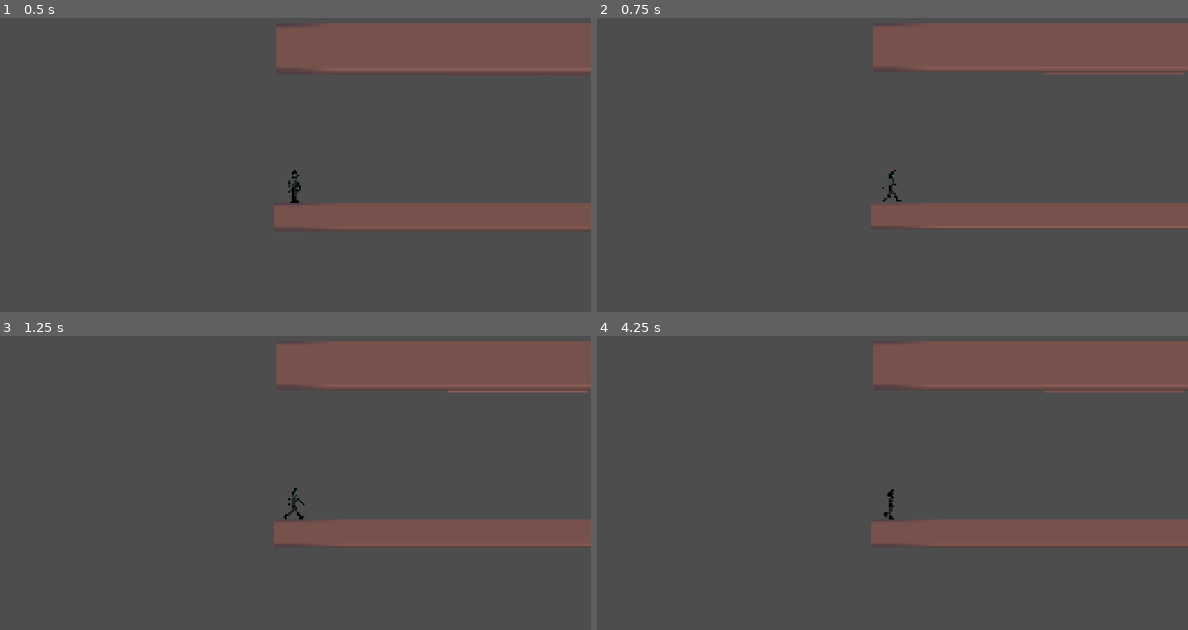
Above: before the commit, frames 1-4 (two rows, left to right).
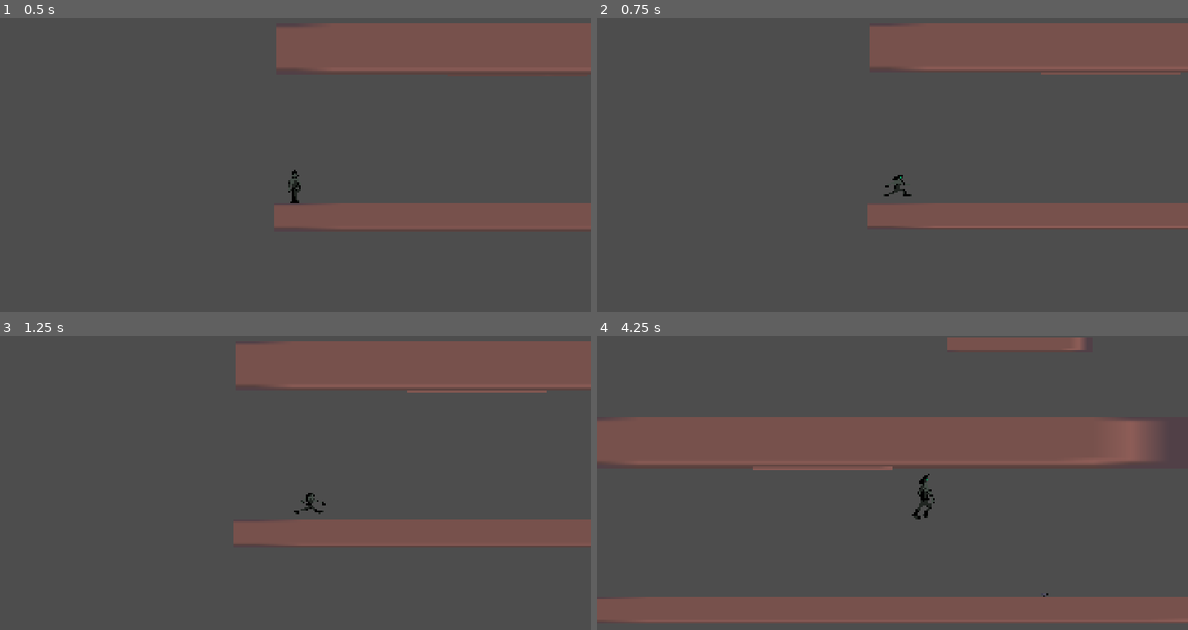
Above: after the commit, the same moments.

Repository: ParkHyun122/PlatformerGameJam2
Game: Godot game, scene res://test.tscn
Same seed, same stepped clock (60 frames per second), same inputs: the game is played once before the commit and once after it.
Inputs (mouse positions are in pixels of both pictures, inside the frame that each line leads up to):
- Up to frame 1 (0.5 s): no input
- Up to frame 2 (0.75 s): move the mouse to (1022, 167) at 0.52 s; hold D (right) from 0.53 s (still down); hold S (crouch) from 0.53 s (still down)
- Up to frame 3 (1.25 s): keep holding D (right); keep holding S (crouch); tap W (jump) at 0.77, 1.07 s; tap Space (zip) at 0.8 s
- Up to frame 4 (4.25 s): move the mouse to (774, 518) at 1.27 s; release S (crouch) at 1.28 s; tap Space (zip) at 1.35, 3.05 s; tap W (jump) at 1.52, 1.55, 1.82, 3.02, 3.32 s; move the mouse to (951, 430) at 2.02 s; release D (right) at 2.03 s; hold A (left) 2.03-2.78 s; hold W (jump) 2.03-2.78 s; tap S (crouch) at 2.3, 2.85 s; move the mouse to (862, 568) at 2.77 s; hold D (right) from 2.78 s (still down); move the mouse to (1069, 550) at 3.52 s; hold W (jump) from 3.53 s (still down); click (1069, 550) at 3.6 s

Frame 1 is identical in both runs. In frame 2, 0.3% of the frame differs, in the area x 45-100%, y 3-71%; in frame 3, 2.0%; in frame 4, 38%, in the area x 0-100%, y 0-98%.

Commit message:
kunai now sticks to the wall

Diff:
--- a/Scenes/Player/kunai.tscn
+++ b/Scenes/Player/kunai.tscn
@@ -43,6 +43,56 @@
 "speed": 10.0
 }]
 
+[sub_resource type="Animation" id="Animation_og1pr"]
+length = 0.001
+tracks/0/type = "value"
+tracks/0/imported = false
+tracks/0/enabled = true
+tracks/0/path = NodePath("AnimatedSprite2D:modulate")
+tracks/0/interp = 1
+tracks/0/loop_wrap = true
+tracks/0/keys = {
+"times": PackedFloat32Array(0),
+"transitions": PackedFloat32Array(1),
+"update": 0,
+"values": [Color(1, 1, 1, 1)]
+}
+
+[sub_resource type="Animation" id="Animation_i1d6m"]
+resource_name = "fade"
+tracks/0/type = "value"
+tracks/0/imported = false
+tracks/0/enabled = true
+tracks/0/path = NodePath("AnimatedSprite2D:modulate")
+tracks/0/interp = 1
+tracks/0/loop_wrap = true
+tracks/0/keys = {
+"times": PackedFloat32Array(0, 1),
+"transitions": PackedFloat32Array(1, 1),
+"update": 0,
+"values": [Color(1, 1, 1, 1), Color(0.8509804, 0.8509804, 0.8509804, 0)]
+}
+tracks/1/type = "method"
+tracks/1/imported = false
+tracks/1/enabled = true
+tracks/1/path = NodePath(".")
+tracks/1/interp = 1
+tracks/1/loop_wrap = true
+tracks/1/keys = {
+"times": PackedFloat32Array(1),
+"transitions": PackedFloat32Array(1),
+"values": [{
+"args": [],
+"method": &"queue_free"
+}]
+}
+
+[sub_resource type="AnimationLibrary" id="AnimationLibrary_osmvk"]
+_data = {
+&"RESET": SubResource("Animation_og1pr"),
+&"fade": SubResource("Animation_i1d6m")
+}
+
 [node name="Kunai" type="CharacterBody2D" unique_id=1413344923]
 collision_layer = 32
 collision_mask = 21
@@ -50,7 +100,7 @@
 SPEED = 2000.0
 
 [node name="CollisionShape2D" type="CollisionShape2D" parent="." unique_id=2102136272]
-position = Vector2(3, 0)
+position = Vector2(-3, 0)
 rotation = -1.5707964
 shape = SubResource("CapsuleShape2D_og1pr")
 
@@ -59,3 +109,6 @@
 sprite_frames = SubResource("SpriteFrames_jl2j6")
 animation = &"Thrown"
 frame_progress = 0.25927463
+
+[node name="AnimationPlayer" type="AnimationPlayer" parent="." unique_id=960541759]
+libraries/ = SubResource("AnimationLibrary_osmvk")
--- a/Scripts/Player/States/ceiling_hang.gd
+++ b/Scripts/Player/States/ceiling_hang.gd
@@ -5,10 +5,12 @@
 
 @export var cling_move_speed := 200.0
 @export var drop_sway_speed := 180.0
+var ceiling_attach_grace := 0.05
 
 var just_entered := false
 
 func enter():
+	ceiling_attach_grace = 0.05
 	print("State = CeilingHang")
 	player.sprite.play("Idle")
 	player.movement_velocity = Vector2.ZERO
@@ -37,7 +39,8 @@
 func _move_along_ceiling() -> void:
 	var input_x := player.get_x_input()
 
-	player.movement_velocity = Vector2.RIGHT * input_x * cling_move_speed
+	player.movement_velocity.x = input_x * cling_move_speed
+	player.movement_velocity.y = -20.0 # tiny pressure into ceiling
 	player.knockback_velocity = Vector2.ZERO
 
 func _drop_or_assassinate() -> void:
@@ -54,6 +57,8 @@
 	transition("Fall")
 
 func _still_touching_clingable() -> bool:
+	print(player.get_slide_collision_count())
+
 	for i in player.get_slide_collision_count():
 		var collision := player.get_slide_collision(i)
 		var collider := collision.get_collider() as Node
--- a/Scripts/Player/States/crouch.gd
+++ b/Scripts/Player/States/crouch.gd
@@ -1,11 +1,44 @@
 class_name Crouch
 extends State
 
+@onready var player : Player = $"../.."
 
-# Called when the node enters the scene tree for the first time.
-func _ready() -> void:
-	pass # Replace with function body.
+func enter():
+	player.scale = Vector2(1.0, 0.5)
+	player.sprite.play("Move")
 
-# Called every frame. 'delta' is the elapsed time since the previous frame.
-func _process(delta: float) -> void:
-	pass
+func physics_update(delta: float):
+	var move_dir := player.get_x_input()
+	if Input.is_action_just_released("crouch"):
+		if move_dir == 0.0:
+			transition("Idle")
+		else:
+			transition("Run")
+
+	if Input.is_action_just_pressed("zip"):
+		if player.can_zip_to_clingable():
+			transition("Zip")
+		return
+
+	var target_x_velocity := move_dir * (player.max_speed/2)
+
+	if player.movement_velocity.x * target_x_velocity < 0:
+		player.movement_velocity.x = move_toward(
+			player.movement_velocity.x,
+			0.0,
+			player.turn_deceleration * delta
+		)
+
+	player.movement_velocity.x = move_toward(
+		player.movement_velocity.x,
+		target_x_velocity,
+		player.acceleration * delta
+	)
+
+	player.knockback_velocity = player.knockback_velocity.move_toward(
+		Vector2.ZERO,
+		player.knockback_decay * delta
+	)
+
+func exit():
+	player.scale = Vector2(1.0, 1.0)
--- a/Scripts/Player/States/fall.gd
+++ b/Scripts/Player/States/fall.gd
@@ -21,6 +21,11 @@
 
 	if player.grace_period > 0 and Input.is_action_pressed("jump"):
 		transition("Jump")
+		return
+
+	if Input.is_action_just_pressed("zip"):
+		if player.can_zip_to_clingable():
+			transition("Zip")
 		return
 
 	var move_dir := player.get_x_input()
--- a/Scripts/Player/States/jump.gd
+++ b/Scripts/Player/States/jump.gd
@@ -15,6 +15,11 @@
 
 	if player.velocity.y > 0 or player.is_on_ceiling():
 		transition("Fall")
+		return
+
+	if Input.is_action_just_pressed("zip"):
+		if player.can_zip_to_clingable():
+			transition("Zip")
 		return
 
 	var move_dir := player.get_x_input()
--- a/Scripts/Player/kunai.gd
+++ b/Scripts/Player/kunai.gd
@@ -2,6 +2,7 @@
 extends CharacterBody2D
 
 @onready var sprite: AnimatedSprite2D = $AnimatedSprite2D
+@onready var anim: AnimationPlayer = $AnimationPlayer
 @export var SPEED = 300.0
 
 var dir : float
@@ -24,4 +25,6 @@
 func kunai_remove():
 	#this somehow crashes my game
 	#get_tree().add_child()
-	queue_free()
+	sprite.stop()
+	set_physics_process(false)
+	anim.play("fade")
